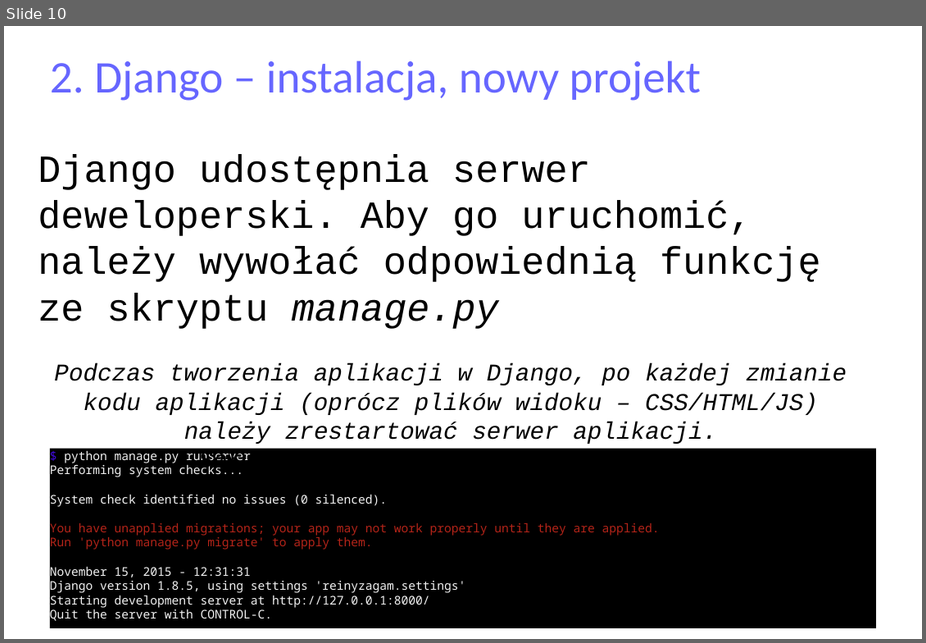
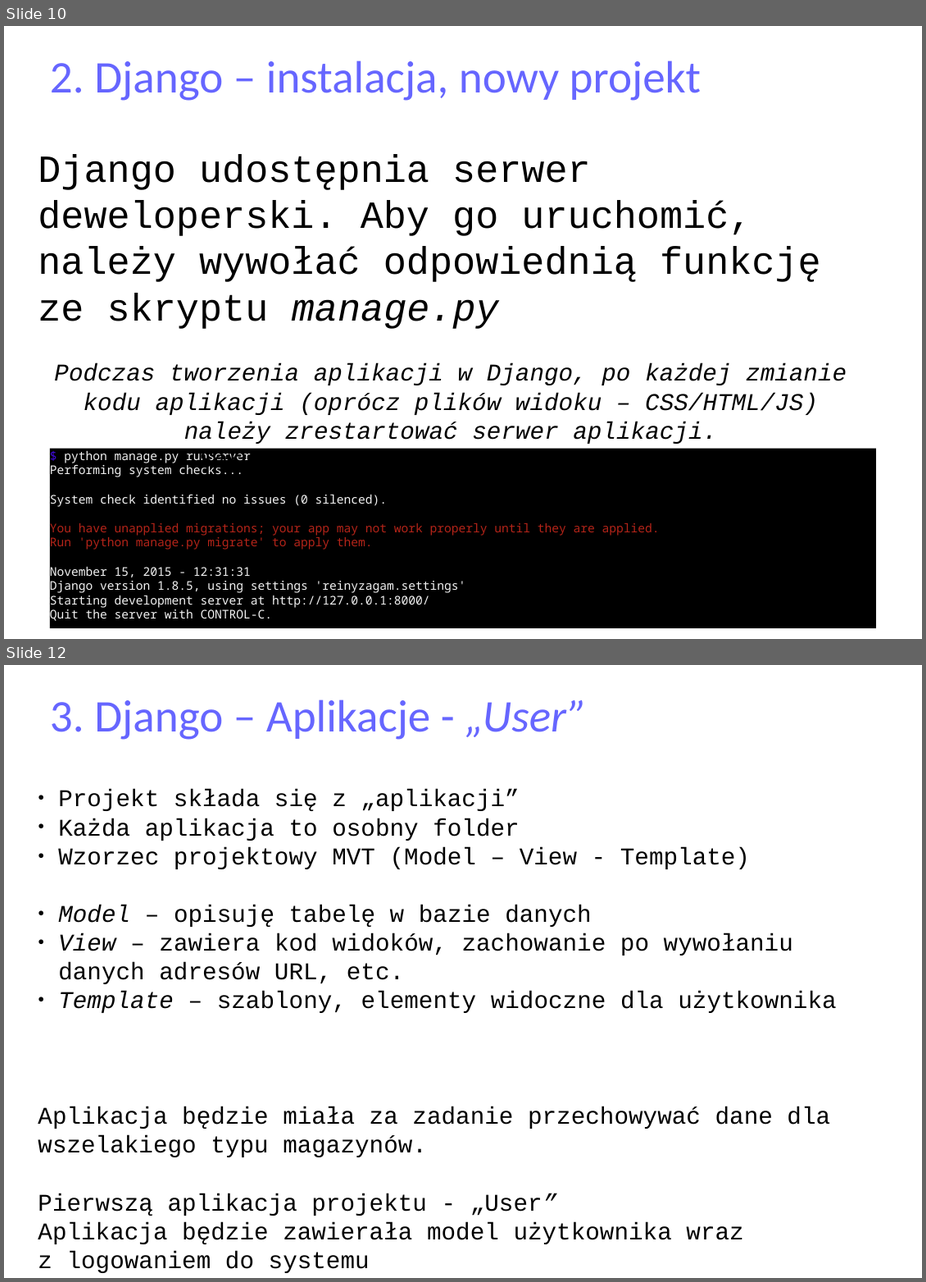
Before and after one commit to matulik/reinyzagam, a slide deck: Docs/presentation.odp. Shown one above the other, each under a label of ours: slide 10 before the commit, slides 10 and 12 after it; the slides between them are not shown. The pictures are 926x643 and 926x1282 pixels, drawn with LibreOffice and Linux fonts; fonts in the diff are those of the drawing. Boxes give left, top, right and bottom in pixels: in the first picture for what was removed or moved away, otherwise in the second. Text is boxed around its words. In the diff, an @@ line names an element or a change of style, - is before the commit and + after.

```diff
--- a/Docs/presentation.odp
+++ b/Docs/presentation.odp
@@ slide 12 added at (x1=4, y1=665, x2=922, y2=1278), background #FFFFFF @@
@@ title added at (x1=50, y1=699, x2=587, y2=740), 37.7 pt, text #6666FF @@
+3. Django – Aplikacje - „User”
@@ text added at (x1=38, y1=790, x2=836, y2=1273), 20 pt, text #000000 @@
+● Projekt składa się z „aplikacji”
+● Każda aplikacja to osobny folder
+● Wzorzec projektowy MVT (Model – View - Template)
+● Model – opisuję tabelę w bazie danych
+● View – zawiera kod widoków, zachowanie po wywołaniu danych adresów URL, etc.
+● Template – szablony, elementy widoczne dla użytkownika
+Aplikacja będzie miała za zadanie przechowywać dane dla wszelakiego typu magazynów.
+Pierwszą aplikacja projektu - „User”
+Aplikacja będzie zawierała model użytkownika wraz z logowaniem do systemu
```
Also in this commit, not shown: 3 slides changed, 11 other slides added, 4 other files.
